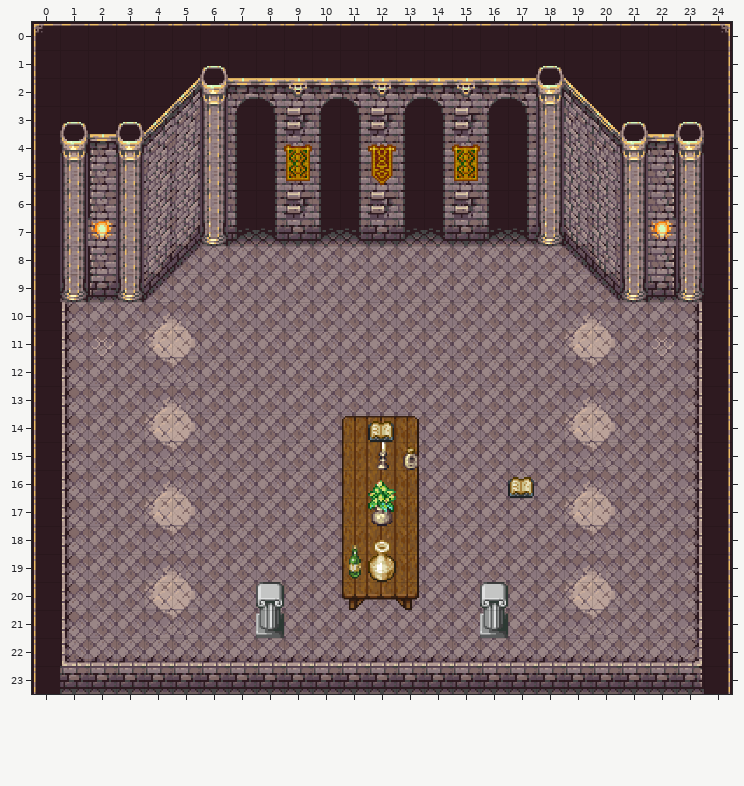
Tiled map (JSON) -- assets/maps/manager.json. The picture above was drawn from the file before the commit.
Cells are 32x32 px. Shown: x 0..24, y 0..23.
And afterwards:
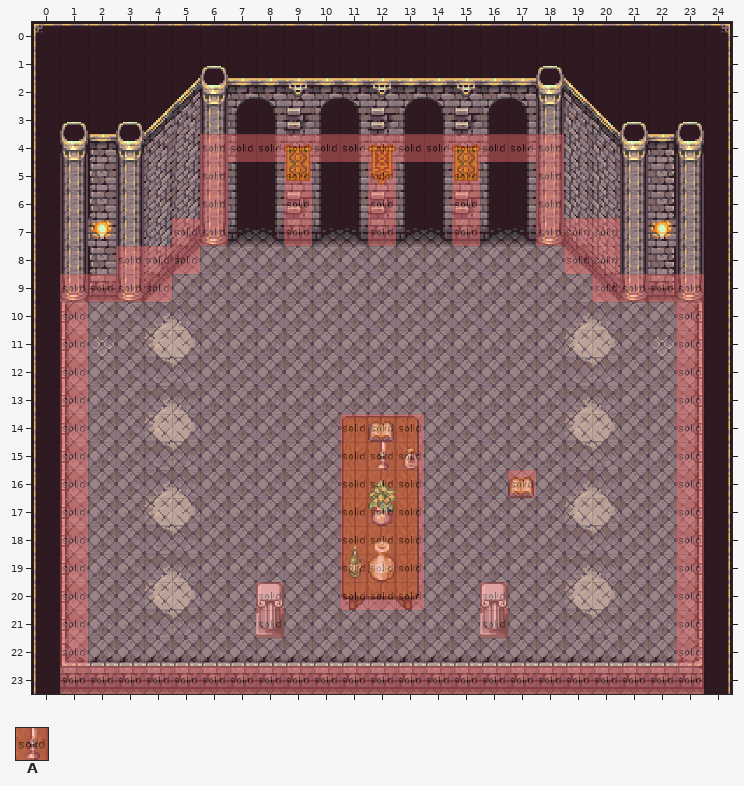
Key: from "gas-valhalla": A 17.
_ is an empty cell.
Tiles of an added or newly shown layer are drawn over the layers below it.
See-through tiles are keyed as they look on the map.
Change:
{"where": "layer \"Collision\" (now shown)"}
{"y":4,"x":6,"old":"_____________","new":"AAAAAAAAAAAAA"}
{"y":5,"x":6,"old":"_","new":"A"}
{"y":5,"x":9,"old":"_","new":"A"}
{"y":5,"x":12,"old":"_","new":"A"}
{"y":5,"x":15,"old":"_","new":"A"}
{"y":5,"x":18,"old":"_","new":"A"}
{"y":6,"x":6,"old":"_","new":"A"}
{"y":6,"x":9,"old":"_","new":"A"}
{"y":6,"x":12,"old":"_","new":"A"}
{"y":6,"x":15,"old":"_","new":"A"}
{"y":6,"x":18,"old":"_","new":"A"}
{"y":7,"x":5,"old":"__","new":"AA"}
{"y":7,"x":9,"old":"_","new":"A"}
{"y":7,"x":12,"old":"_","new":"A"}
{"y":7,"x":15,"old":"_","new":"A"}
{"y":7,"x":18,"old":"___","new":"AAA"}
{"y":8,"x":3,"old":"___","new":"AAA"}
{"y":8,"x":19,"old":"__","new":"AA"}
{"y":9,"x":1,"old":"____","new":"AAAA"}
{"y":9,"x":20,"old":"____","new":"AAAA"}
{"y":10,"x":1,"old":"_","new":"A"}
{"y":10,"x":23,"old":"_","new":"A"}
{"y":11,"x":1,"old":"_","new":"A"}
{"y":11,"x":23,"old":"_","new":"A"}
{"y":12,"x":1,"old":"_","new":"A"}
{"y":12,"x":23,"old":"_","new":"A"}
{"y":13,"x":1,"old":"_","new":"A"}
{"y":13,"x":23,"old":"_","new":"A"}
{"y":14,"x":1,"old":"_","new":"A"}
{"y":14,"x":11,"old":"___","new":"AAA"}
{"y":14,"x":23,"old":"_","new":"A"}
{"y":15,"x":1,"old":"_","new":"A"}
{"y":15,"x":11,"old":"___","new":"AAA"}
{"y":15,"x":23,"old":"_","new":"A"}
{"y":16,"x":1,"old":"_","new":"A"}
{"y":16,"x":11,"old":"___","new":"AAA"}
{"y":16,"x":17,"old":"_","new":"A"}
{"y":16,"x":23,"old":"_","new":"A"}
{"y":17,"x":1,"old":"_","new":"A"}
{"y":17,"x":11,"old":"___","new":"AAA"}
{"y":17,"x":23,"old":"_","new":"A"}
{"y":18,"x":1,"old":"_","new":"A"}
{"y":18,"x":11,"old":"___","new":"AAA"}
{"y":18,"x":23,"old":"_","new":"A"}
{"y":19,"x":1,"old":"_","new":"A"}
{"y":19,"x":11,"old":"___","new":"AAA"}
{"y":19,"x":23,"old":"_","new":"A"}
{"y":20,"x":1,"old":"_","new":"A"}
{"y":20,"x":8,"old":"_","new":"A"}
{"y":20,"x":11,"old":"___","new":"AAA"}
{"y":20,"x":16,"old":"_","new":"A"}
{"y":20,"x":23,"old":"_","new":"A"}
{"y":21,"x":1,"old":"_","new":"A"}
{"y":21,"x":8,"old":"_","new":"A"}
{"y":21,"x":16,"old":"_","new":"A"}
{"y":21,"x":23,"old":"_","new":"A"}
{"y":22,"x":1,"old":"_","new":"A"}
{"y":22,"x":23,"old":"_","new":"A"}
{"y":23,"x":1,"old":"_______________________","new":"AAAAAAAAAAAAAAAAAAAAAAA"}
